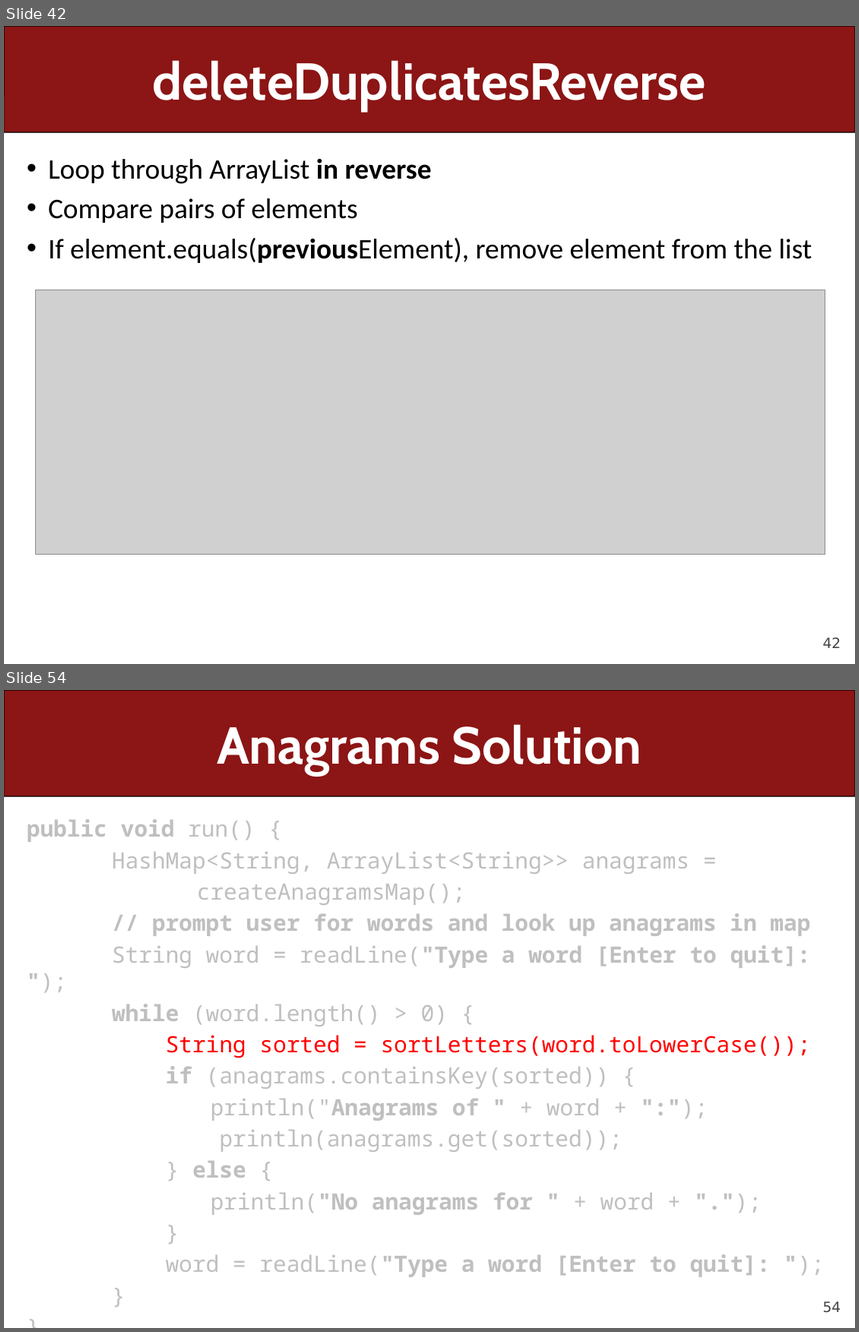
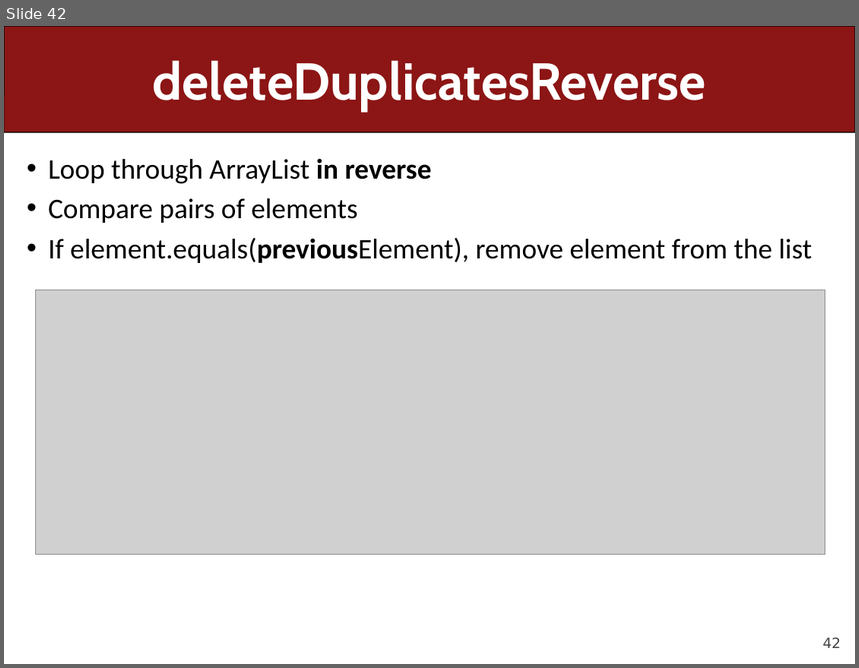
Before and after one commit to ckincaid17/cs106a-summer-2018, a slide deck: WWW/lectures/Lecture27/Lecture27.pptx. Shown one above the other, each under a label of ours: slides 42 and 54 before the commit, slide 42 after it; the slides between them are not shown. The pictures are 859x1332 and 859x668 pixels, drawn with LibreOffice and Linux fonts; fonts in the diff are those of the drawing; grey boxes stand for pictures. Boxes give left, top, right and bottom in pixels: in the first picture for what was removed or moved away, otherwise in the second. Text is boxed around its words. In the diff, an @@ line names an element or a change of style, - is before the commit and + after.

```diff
--- a/WWW/lectures/Lecture27/Lecture27.pptx
+++ b/WWW/lectures/Lecture27/Lecture27.pptx
@@ slide 54 removed at <box>4,690,855,1328</box>, background #FFFFFF; not listed: 2 template elements that a slide beside it also shows @@
@@ title removed at <box>217,724,642,775</box> @@
-Anagrams Solution
@@ text removed at <box>27,819,811,1277</box> @@
-public void run() {
-HashMap<String, ArrayList<String>> anagrams =
-createAnagramsMap();
-// prompt user for words and look up anagrams in map
-String word = readLine("Type a word [Enter to quit]: ");
-while (word.length() > 0) {
-String sorted = sortLetters(word.toLowerCase());
-if (anagrams.containsKey(sorted)) {
-println("Anagrams of " + word + ":");
-println(anagrams.get(sorted));
-} else {
-println("No anagrams for " + word + ".");
-}
-word = readLine("Type a word [Enter to quit]: ");
-}
-}
```
Also in this commit, not shown: 9 slides changed, 23 other slides removed, 3 other files.
